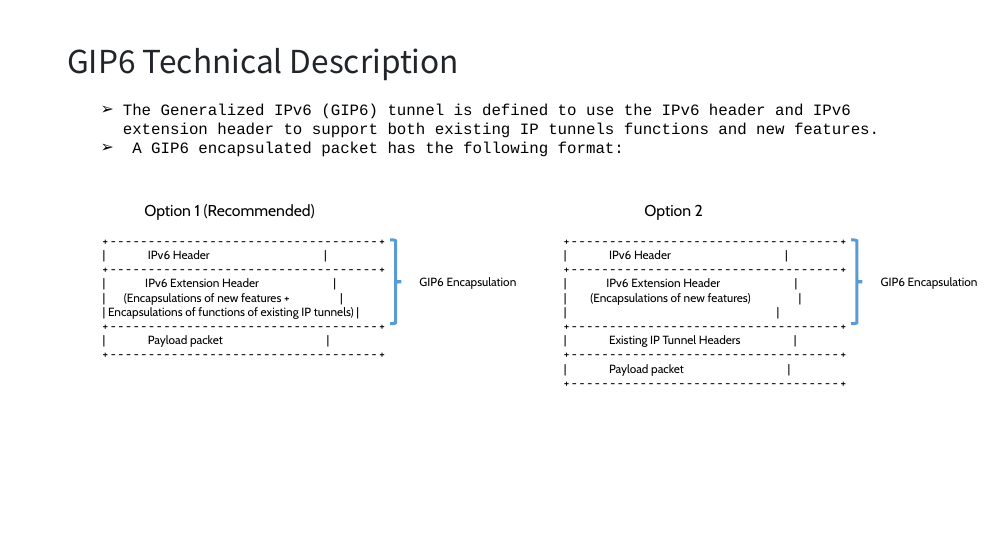
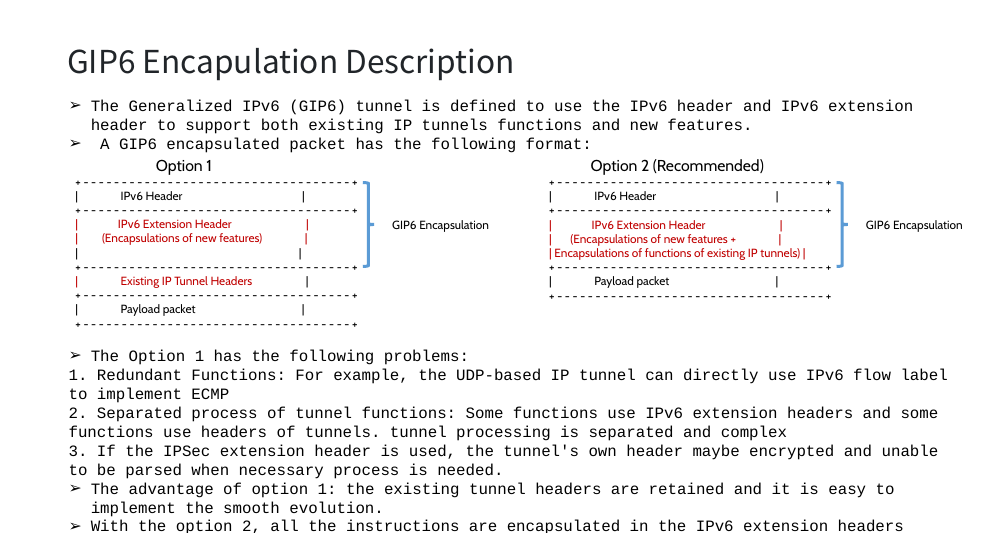
Before and after one commit to Generalized-IPv6-Tunnel/IETF116-Sidemeeting, a slide deck: slide 3 of 04 Generalized IPv6 Tunnel.pptx. Drawn at 1008x533 pixels with LibreOffice and Linux fonts; fonts in the diff are those of the drawing. Boxes give left, top, right and bottom in pixels: in the first picture for what was removed or moved away, otherwise in the second. Text is boxed around its words. In the diff, an @@ line names an element or a change of style, - is before the commit and + after.

```diff
--- a/04 Generalized IPv6 Tunnel.pptx
+++ b/04 Generalized IPv6 Tunnel.pptx
@@ title at (67, 48, 515, 81): text changed @@
-GIP6 Technical Description
+GIP6 Encapulation Description
@@ text "The Generalized IPv6 (GIP6) tunnel ..." rewrapped from (123, 104, 879, 157) to (91, 100, 913, 153) @@
@@ text "Option 1": place and size @@
-text "Option 1" at (590, 204, 751, 376)
+text "Option 1" at (102, 159, 262, 316)
@@ text "Option 2 (Recommended)": place and size @@
-text "Option 2 (Recommended)" at (108, 204, 354, 347)
+text "Option 2 (Recommended)" at (554, 159, 800, 288)
@@ text at (156, 159, 212, 175): text changed @@
-Option 2
+Option 1
@@ text at (591, 159, 764, 175): text changed @@
-Option 1 (Recommended)
+Option 2 (Recommended)
@@ right brace: place and size @@
-right brace at (851, 240, 862, 323)
+right brace at (363, 183, 374, 267)
@@ right brace: place and size @@
-right brace at (390, 240, 402, 323)
+right brace at (836, 183, 847, 267)
@@ text at (102, 219, 262, 288): text colour #000000 to #C00000 in "| IPv6 Extension Header |", "| (Encapsulations of new features) |", "| Existing IP Tunnel Headers" @@
@@ text "GIP6 Encapsulation": place and size @@
-text "GIP6 Encapsulation" at (881, 277, 978, 289)
+text "GIP6 Encapsulation" at (392, 220, 489, 232)
@@ text at (554, 220, 800, 260): text colour #000000 to #C00000 in "| IPv6 Extension Header |", "| (Encapsulations of new features + |", "| Encapsulations of functions of existing IP ..." @@
@@ text "GIP6 Encapsulation": place and size @@
-text "GIP6 Encapsulation" at (419, 277, 517, 289)
+text "GIP6 Encapsulation" at (866, 220, 963, 232)
@@ text added at (69, 349, 948, 533), 16 pt, text #000000 @@
+➢ The Option 1 has the following problems:
+1. Redundant Functions: For example, the UDP-based IP tunnel can directly use IPv6 flow label to implement ECMP
+2. Separated process of tunnel functions: Some functions use IPv6 extension headers and some functions use headers of tunnels. tunnel processing is separated and complex
+3. If the IPSec extension header is used, the tunnel's own header maybe encrypted and unable to be parsed when necessary process is needed.
+➢ The advantage of option 1: the existing tunnel headers are retained and it is easy to implement the smooth evolution.
+➢ With the option 2, all the instructions are encapsulated in the IPv6 extension headers which will facilitate the unifying process. This option is recommended in the document.
```
Also in this commit, not shown: 7 other slides changed, 2 slides added, 4 slides removed.
